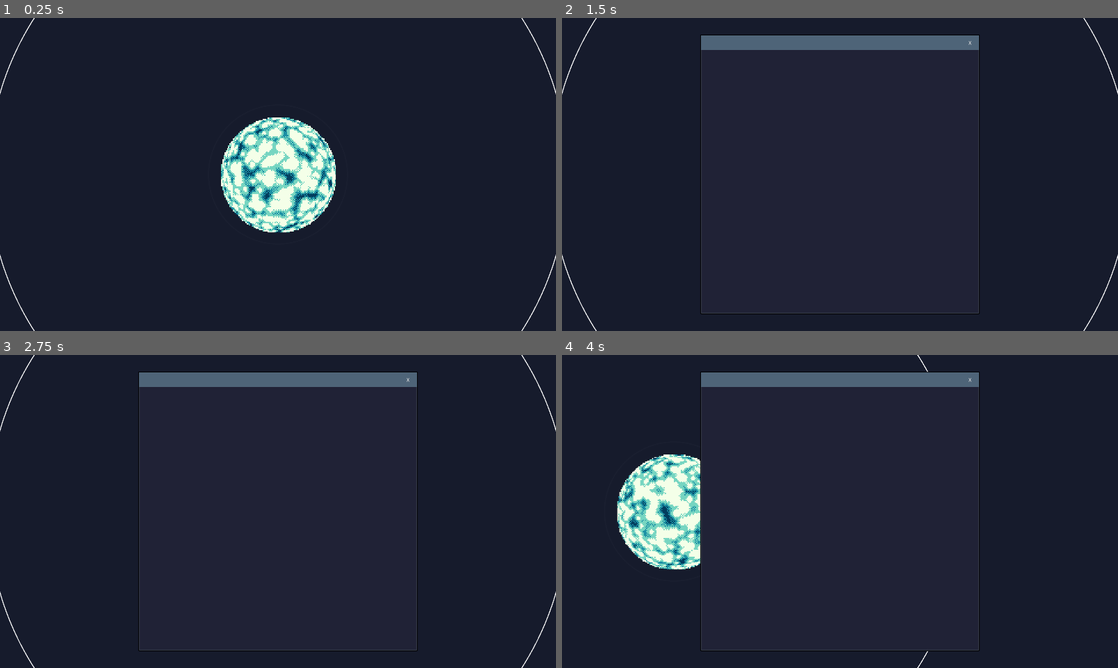
Above: before the commit, frames 1-4 (two rows, left to right).
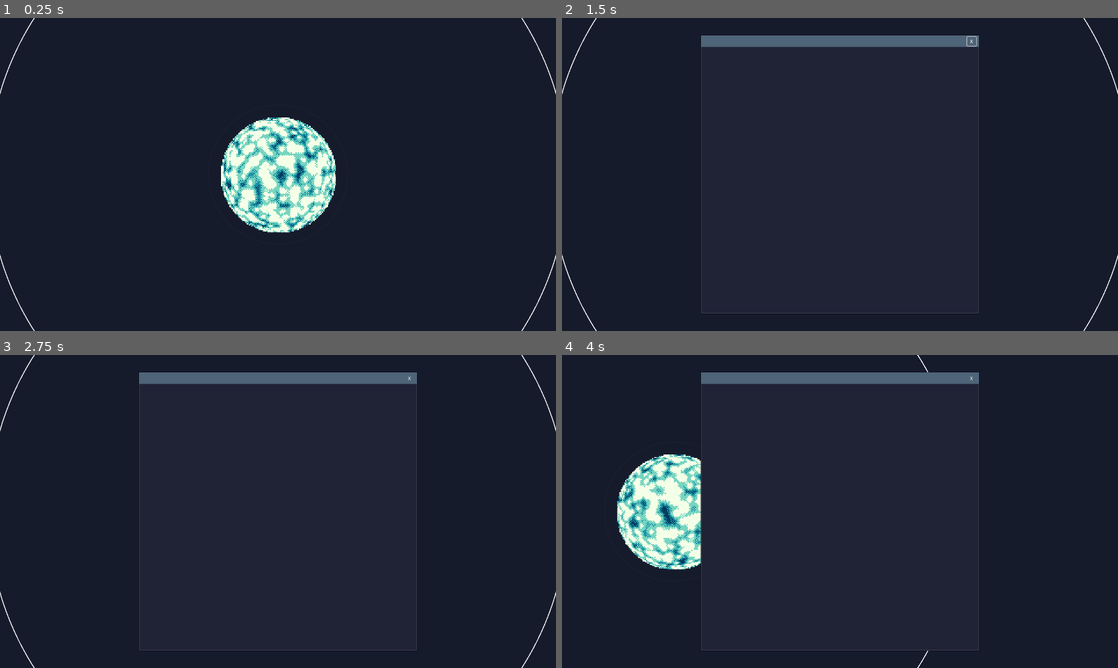
Above: after the commit, the same moments.

Repository: crhexa/starskipp
Game: Godot game, scene res://game/system.tscn
The game is run twice, just before and just after one commit, with the same random seed, the same clock (stepped at 60 frames per second) and the same inputs.
Inputs (mouse positions are in pixels of both pictures, inside the frame that each line leads up to):
- Up to frame 1 (0.25 s): no input
- Up to frame 2 (1.5 s): tap Enter at 0.5 s; drag from (840, 174) to (895, 105) at 0.52 s; click "X" at 1.25 s
- Up to frame 3 (2.75 s): drag from (278, 511) to (250, 574) at 2.02 s
- Up to frame 4 (4 s): tap Space (toggle_pause) at 2.75 s; move the mouse to (840, 511) at 2.77 s; hold . (time_speed_up) 2.78-3.5 s; hold D (camera_right) 2.78-3.5 s; click (840, 511) at 2.92 s; drag from (812, 574) to (673, 464) at 3.52 s

The runs differ from the first frame. In frame 1, 3.9% of the frame differs, in the area x 39-61%, y 31-69%; in frame 2, 0.8%; in frame 3, 0.8%; in frame 4, 0.8%.
Error after the commit: Parse Error: Class "Subpanel" hides a global script class. (res://game/ui/Subpanel.gd:1)

Commit message:
Added subpanel draw order automatically changing

Diff:
--- a/game/Body.gd
+++ b/game/Body.gd
@@ -14,17 +14,24 @@
 	$SMSelector.set_outline_radius($MainShader.size.x * 0.5 * scale.x)
 	# issue no. 2
 
+	# set the initial position before the first frame
+	orbit(t_offset)
+
 
 func _process(_delta):
-	var t = t_offset + TimeController.time
+	orbit(t_offset + TimeController.time)
+
+
+# Update the body's position and shader based on time
+func orbit(time : float = 0):
 
 	position = primary.position + Vector2(
-		sin(t * orbital_speed) * orbital_radius,
-		cos(t * orbital_speed) * orbital_radius
+		sin(time * orbital_speed) * orbital_radius,
+		cos(time * orbital_speed) * orbital_radius
 	)
 
 	# Update shader
-	$MainShader.material.set_shader_parameter("time", t * 0.1)
+	$MainShader.material.set_shader_parameter("time", time * 0.1)
 
 	var primary_light = (-0.5 * position.normalized()) + Vector2(0.5, 0.5)
 	$MainShader.material.set_shader_parameter("light_origin", primary_light)
--- a/game/Star.gd
+++ b/game/Star.gd
@@ -8,6 +8,7 @@
 
 func _ready():
 	$SMSelector.set_outline_radius($MainShader.size.x * 0.6 * scale.x)
+	$MainShader.material.set_shader_parameter("time", 0)
 
 
 func _process(_delta):
--- /dev/null
+++ b/game/global/PlayerVariables.gd
@@ -0,0 +1,22 @@
+extends Node
+
+# Global player resources
+@onready var resources = {
+
+}
+@onready var resources_income = resources.duplicate(true)
+
+
+
+
+
+# Player ship attributes/upgrades
+@onready var ship = {
+
+}
+
+
+
+# Aggregate all of the system incomes and add them to resources
+func calculate_income():
+	pass
--- a/game/global/Signals.gd
+++ b/game/global/Signals.gd
@@ -1,4 +1,5 @@
 extends Node
 
-
+# GUI Signals
 signal system_object_clicked
+signal subpanel_focus_reset
--- a/game/sm_selector.tscn
+++ b/game/sm_selector.tscn
@@ -1,6 +1,6 @@
 [gd_scene load_steps=3 format=3 uid="uid://be3o44bh7i12h"]
 
-[ext_resource type="Script" path="res://game/SM_Selector.gd" id="1_434yy"]
+[ext_resource type="Script" path="res://game/SMSelector.gd" id="1_fdml6"]
 
 [sub_resource type="CircleShape2D" id="CircleShape2D_ktwvh"]
 resource_local_to_scene = true
@@ -9,7 +9,7 @@
 [node name="SMSelector" type="Area2D"]
 process_mode = 3
 z_index = 1
-script = ExtResource("1_434yy")
+script = ExtResource("1_fdml6")
 highlight_color = Color(1, 1, 1, 1)
 normal_color = Color(1, 1, 1, 0.0196078)
 
--- a/game/system.gd
+++ b/game/system.gd
@@ -35,12 +35,12 @@
 	elif Input.is_action_just_pressed("time_speed_up"):
 		TimeController.set_timescale(10.0)
 
-
 	elif Input.is_action_just_pressed("time_slow_down"):
 		TimeController.set_timescale(1.0)
 
 
 func _draw():
+	# Draw orbit lines for each body
 	for body in bodies:
 		draw_arc(star.position, body.orbital_radius, 0, TAU, 256, orbit_color, orbit_width, false)
 
--- a/game/system.tscn
+++ b/game/system.tscn
@@ -2,7 +2,7 @@
 
 [ext_resource type="Script" path="res://game/System.gd" id="1_p21j8"]
 [ext_resource type="Texture2D" uid="uid://8b5q5pqom7n6" path="res://assets/sprites/background.png" id="2_3fxwv"]
-[ext_resource type="Script" path="res://game/Camera.gd" id="3_mh367"]
+[ext_resource type="Script" path="res://game/ui/Camera.gd" id="3_sf1ag"]
 [ext_resource type="Script" path="res://game/ui/Interface.gd" id="4_wvos7"]
 
 [sub_resource type="ShaderMaterial" id="ShaderMaterial_ugfl6"]
@@ -27,7 +27,7 @@
 texture = ExtResource("2_3fxwv")
 
 [node name="Camera2D" type="Camera2D" parent="."]
-script = ExtResource("3_mh367")
+script = ExtResource("3_sf1ag")
 
 [node name="CanvasLayer" type="CanvasLayer" parent="."]
 
--- a/game/ui/Interface.gd
+++ b/game/ui/Interface.gd
@@ -6,15 +6,16 @@
 func _ready():
 	Signals.system_object_clicked.connect(_on_system_object_clicked)
 
+
 func create_subpanel(context = null):
 	var subpanel = subpanel_prototype.instantiate()
 	add_child(subpanel)
 
 	# set subpanel context
 
+	subpanel.show()
 
-	subpanel.show()
-	print("subpanel created")
 
 func _on_system_object_clicked():
+	# TODO: avoid duplicate panels per context
 	create_subpanel()
--- a/game/ui/subpanel.gd
+++ b/game/ui/subpanel.gd
@@ -1,25 +1,57 @@
-extends Panel
+class_name Subpanel extends Panel
 
-signal subpanel_focus_reset
+static var subpanels : Array[Subpanel]
 
 @onready var screen_size = get_viewport_rect().size
 
+var has_mouse_focus : bool = false
 
 func _ready():
-	hide()
+	Signals.subpanel_focus_reset.connect(_on_subpanel_focus_reset)
+	bring_to_front()
 
 
+func _exit_tree():
+	subpanels.erase(self)
+
+
+# GUI Input anywhere in the subpanel
+func _on_gui_input(event):
+	accept_event()
+	if has_mouse_focus:
+		return # ignore any further inputs after the first
+
+	if event is InputEventMouseButton:
+		bring_to_front()
+
+
+# Gui Input only on the top bar
 func _on_top_bar_gui_input(event):
-	subpanel_focus_reset.emit()
-	z_index = 1
-
 	if event is InputEventScreenDrag:
 		position = (position + event.relative).clamp(Vector2.ZERO, screen_size - size)
+		accept_event()
 
 
 func _on_exit_button_button_up():
+	accept_event()
 	queue_free()
 
-# Emits on a subpanel window gaining focus
+
+# Reorder all existing subpanels based on array position
 func _on_subpanel_focus_reset():
-	z_index = 0
+	z_index = subpanels.find(self)
+	if z_index < subpanels.size() - 1:
+		has_mouse_focus = false
+
+
+# Send the current subpanel to the front of the drawing order (back of the array)
+func bring_to_front():
+	if not subpanels.has(self):
+		subpanels.append(self)
+
+	else:
+		subpanels.erase(self)
+		subpanels.push_back(self)
+
+	has_mouse_focus = true
+	Signals.subpanel_focus_reset.emit()
--- a/game/ui/subpanel.tscn
+++ b/game/ui/subpanel.tscn
@@ -1,6 +1,6 @@
 [gd_scene load_steps=4 format=3 uid="uid://c8v8i6e7l60n6"]
 
-[ext_resource type="Script" path="res://game/ui/subpanel.gd" id="1_npibe"]
+[ext_resource type="Script" path="res://game/ui/Subpanel.gd" id="1_x553r"]
 
 [sub_resource type="StyleBoxFlat" id="StyleBoxFlat_s62p1"]
 bg_color = Color(0.12549, 0.133333, 0.211765, 1)
@@ -16,6 +16,7 @@
 Panel/styles/panel = SubResource("StyleBoxFlat_s62p1")
 
 [node name="Subpanel" type="Panel"]
+visible = false
 custom_minimum_size = Vector2(960, 960)
 anchors_preset = 8
 anchor_left = 0.5
@@ -28,20 +29,22 @@
 offset_bottom = 480.0
 grow_horizontal = 2
 grow_vertical = 2
+focus_mode = 1
 theme = SubResource("Theme_r4b44")
-script = ExtResource("1_npibe")
+script = ExtResource("1_x553r")
 metadata/_edit_lock_ = true
 
 [node name="Top_Bar" type="ColorRect" parent="."]
-custom_minimum_size = Vector2(960, 50)
+custom_minimum_size = Vector2(960, 40)
 layout_mode = 1
 anchors_preset = 5
 anchor_left = 0.5
 anchor_right = 0.5
 offset_left = -480.0
 offset_right = 480.0
-offset_bottom = 50.0
+offset_bottom = 40.0
 grow_horizontal = 2
+mouse_filter = 1
 color = Color(0.305882, 0.392157, 0.470588, 1)
 
 [node name="Exit_Button" type="Button" parent="Top_Bar"]
@@ -51,9 +54,9 @@
 anchor_top = 0.51
 anchor_right = 0.984
 anchor_bottom = 0.51
-offset_left = -30.64
+offset_left = -26.0
 offset_top = -15.5
-offset_right = 0.359985
+offset_right = 5.0
 offset_bottom = 15.5
 grow_horizontal = 0
 grow_vertical = 2
@@ -63,6 +66,6 @@
 flat = true
 metadata/_edit_lock_ = true
 
-[connection signal="subpanel_focus_reset" from="." to="." method="_on_subpanel_focus_reset"]
+[connection signal="gui_input" from="." to="." method="_on_gui_input"]
 [connection signal="gui_input" from="Top_Bar" to="." method="_on_top_bar_gui_input"]
 [connection signal="button_up" from="Top_Bar/Exit_Button" to="." method="_on_exit_button_button_up"]
--- a/project.godot
+++ b/project.godot
@@ -19,6 +19,7 @@
 
 TimeController="*res://game/global/TimeController.gd"
 Signals="*res://game/global/Signals.gd"
+PlayerVariables="*res://game/global/PlayerVariables.gd"
 
 [display]
 
@@ -80,6 +81,11 @@
 "events": [Object(InputEventMouseButton,"resource_local_to_scene":false,"resource_name":"","device":-1,"window_id":0,"a …(253 unchanged characters)…
 ]
 }
+mouse_left={
+"deadzone": 0.5,
+"events": [Object(InputEventMouseButton,"resource_local_to_scene":false,"resource_name":"","device":-1,"window_id":0,"alt_pressed":false,"shift_pressed":false,"ctrl_pressed":false,"meta_pressed":false,"button_mask":0,"position":Vector2(0, 0),"global_position":Vector2(0, 0),"factor":1.0,"button_index":1,"canceled":false,"pressed":false,"double_click":false,"script":null)
+]
+}
 
 [input_devices]
 
@@ -88,6 +94,6 @@
 [rendering]
 
 environment/defaults/default_clear_color=Color(0.0862745, 0.105882, 0.172549, 1)
-anti_aliasing/quality/msaa_2d=2
+anti_aliasing/quality/msaa_2d=3
 anti_aliasing/quality/screen_space_aa=1
 anti_aliasing/quality/use_taa=true
Renamed: game/SM_Selector.gd -> game/SMSelector.gd
Renamed: game/Camera.gd -> game/ui/Camera.gd
